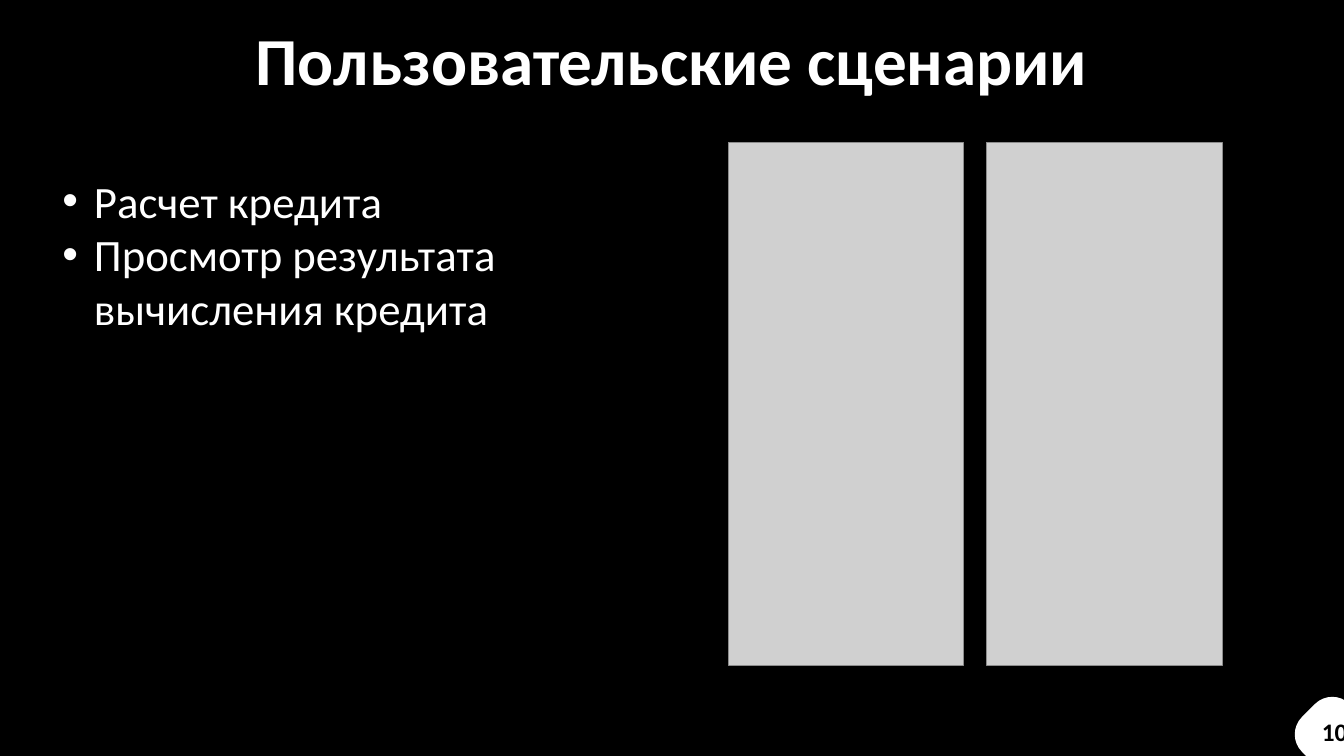
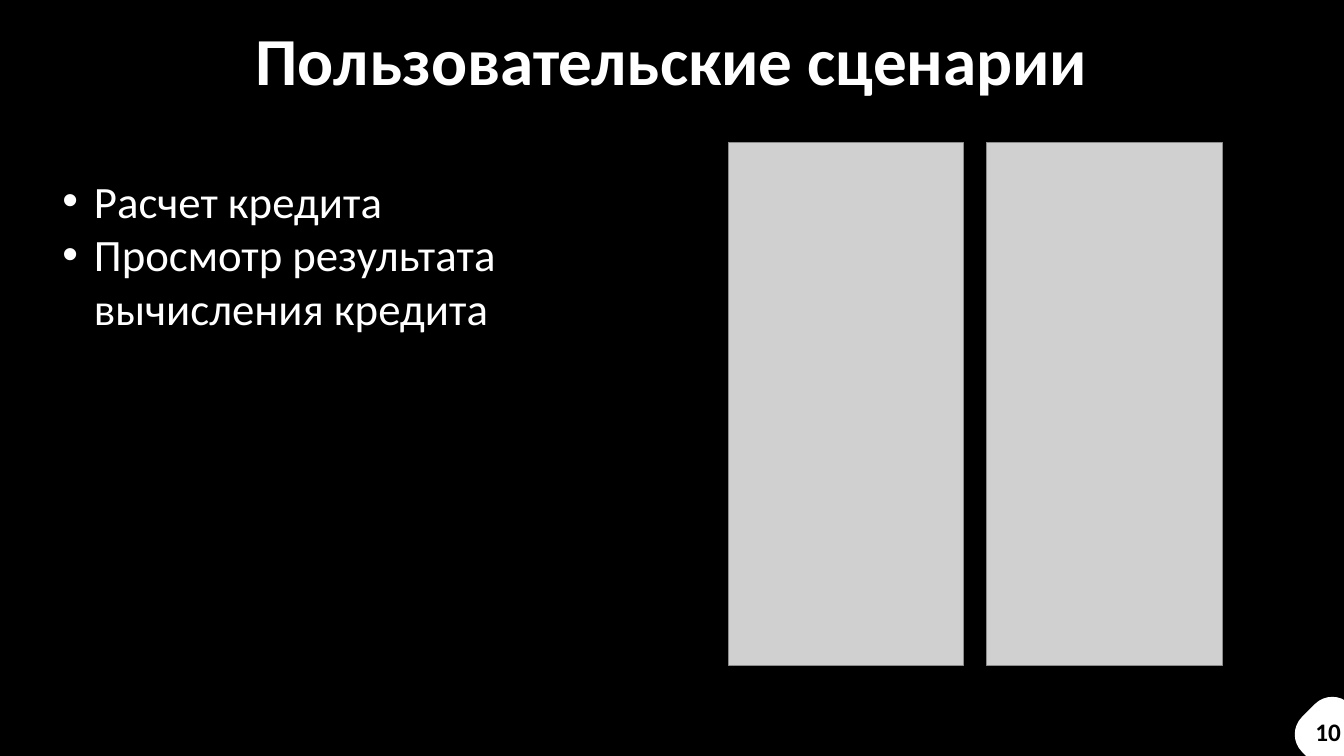
Before and after one commit to dany0k/TP-5.2-2, a slide deck: slide 10 of docs/TP-monseratt.pptx (slide 9 before the commit). Drawn at 1344x756 pixels with LibreOffice and Linux fonts; fonts in the diff are those of the drawing; grey boxes stand for pictures. Boxes give left, top, right and bottom in pixels: in the first picture for what was removed or moved away, otherwise in the second. Text is boxed around its words. In the diff, an @@ line names an element or a change of style, - is before the commit and + after.

```diff
--- a/docs/TP-monseratt.pptx
+++ b/docs/TP-monseratt.pptx
@@ text "10" rewrapped from (x1=1322, y1=724, x2=1344, y2=741) to (x1=1315, y1=724, x2=1341, y2=741) @@
```
Also in this commit, not shown: 9 other slides changed, 1 slide added.
